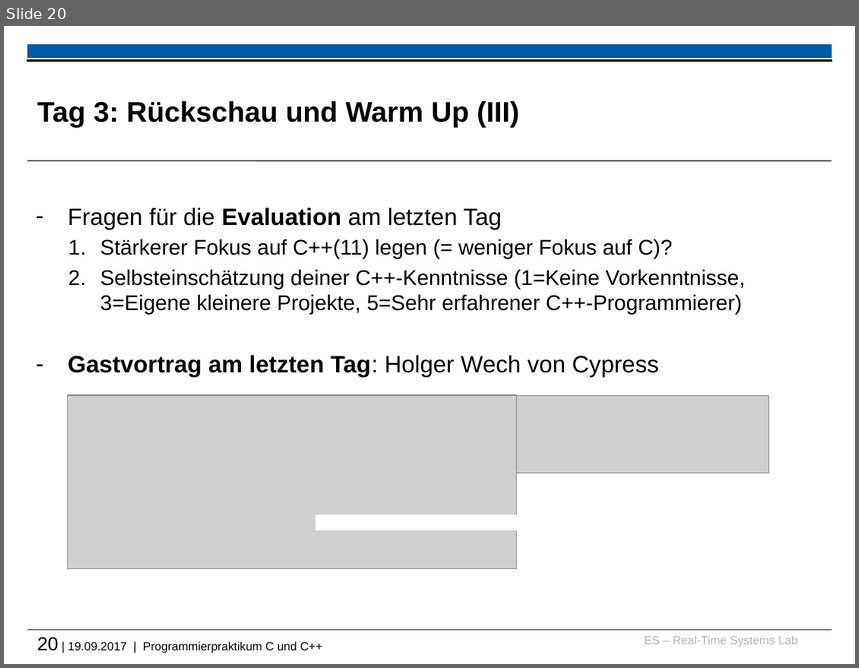
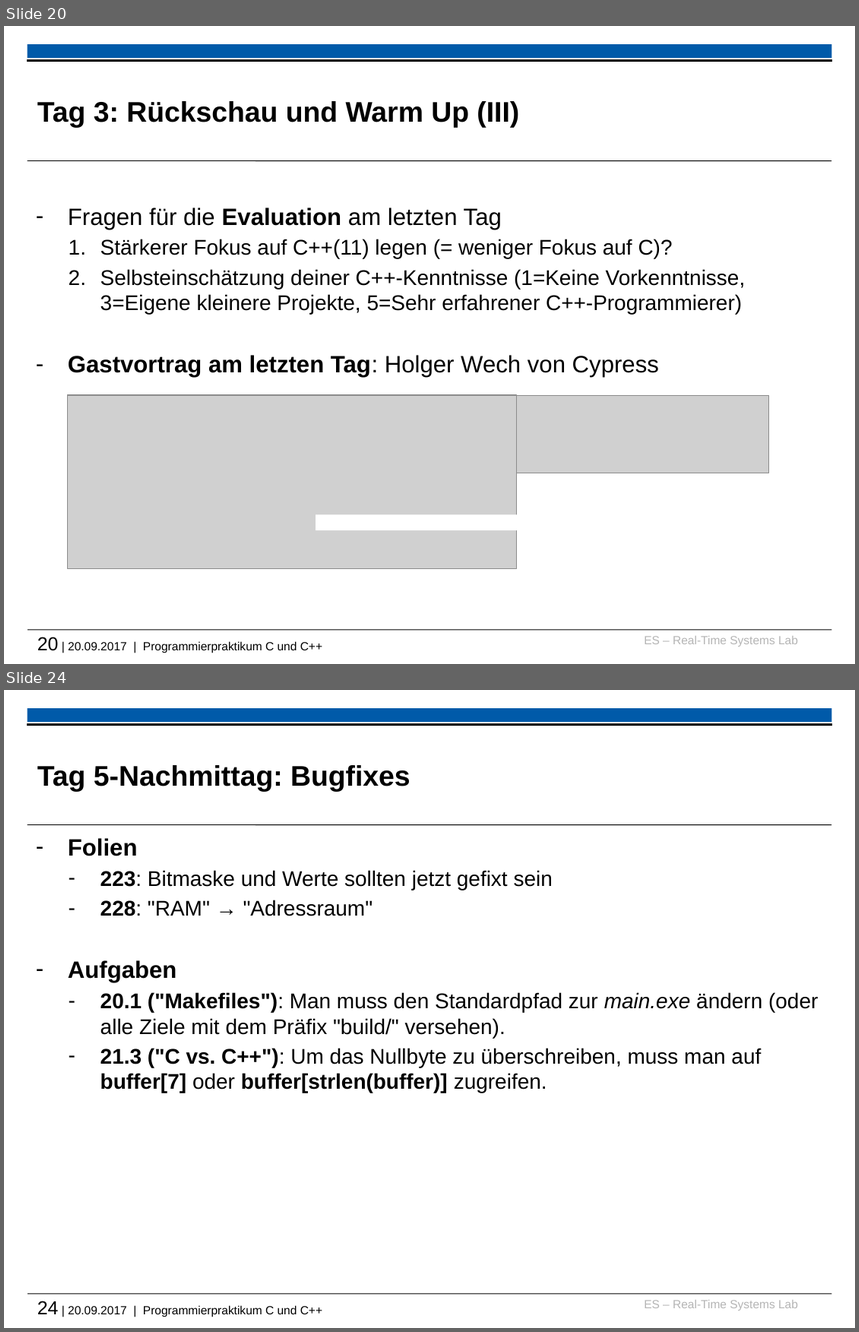
Before and after one commit to h82k/tud-cppp, a slide deck: 2017/recap_and_warmup_slides.pptx. Shown one above the other, each under a label of ours: slide 20 before the commit, slides 20 and 24 after it; the slides between them are not shown. The pictures are 859x668 and 859x1332 pixels, drawn with LibreOffice and Linux fonts; fonts in the diff are those of the drawing; grey boxes stand for pictures; background and template pictures are left out. Boxes give left, top, right and bottom in pixels: in the first picture for what was removed or moved away, otherwise in the second. Text is boxed around its words. In the diff, an @@ line names an element or a change of style, - is before the commit and + after.

```diff
--- a/2017/recap_and_warmup_slides.pptx
+++ b/2017/recap_and_warmup_slides.pptx
@@ slide 24 added at bbox=[4, 690, 855, 1328], background #FFFFFF; not listed: 6 template elements that a slide beside it also shows @@
@@ title added at bbox=[37, 765, 411, 791], 24 pt, text #000000, bold @@
+Tag 5-Nachmittag: Bugfixes
@@ text added at bbox=[68, 838, 818, 1094], 18 pt, text #000000 @@
+– Folien
+  – 223: Bitmaske und Werte sollten jetzt gefixt sein
+  – 228: "RAM" → "Adressraum"
+– Aufgaben
+  – 20.1 ("Makefiles"): Man muss den Standardpfad zur main.exe ändern (oder alle Ziele mit dem Präfix "build/" versehen).
+  – 21.3 ("C vs. C++"): Um das Nullbyte zu überschreiben, muss man auf buffer[7] oder buffer[strlen(buffer)] zugreifen.
@@ text at bbox=[37, 637, 322, 653]: text changed @@
-20 | 19.09.2017 | Programmierpraktikum C und C++
+20 | 20.09.2017 | Programmierpraktikum C und C++
```
Also in this commit, not shown: 3 slides changed, 5 other files.
